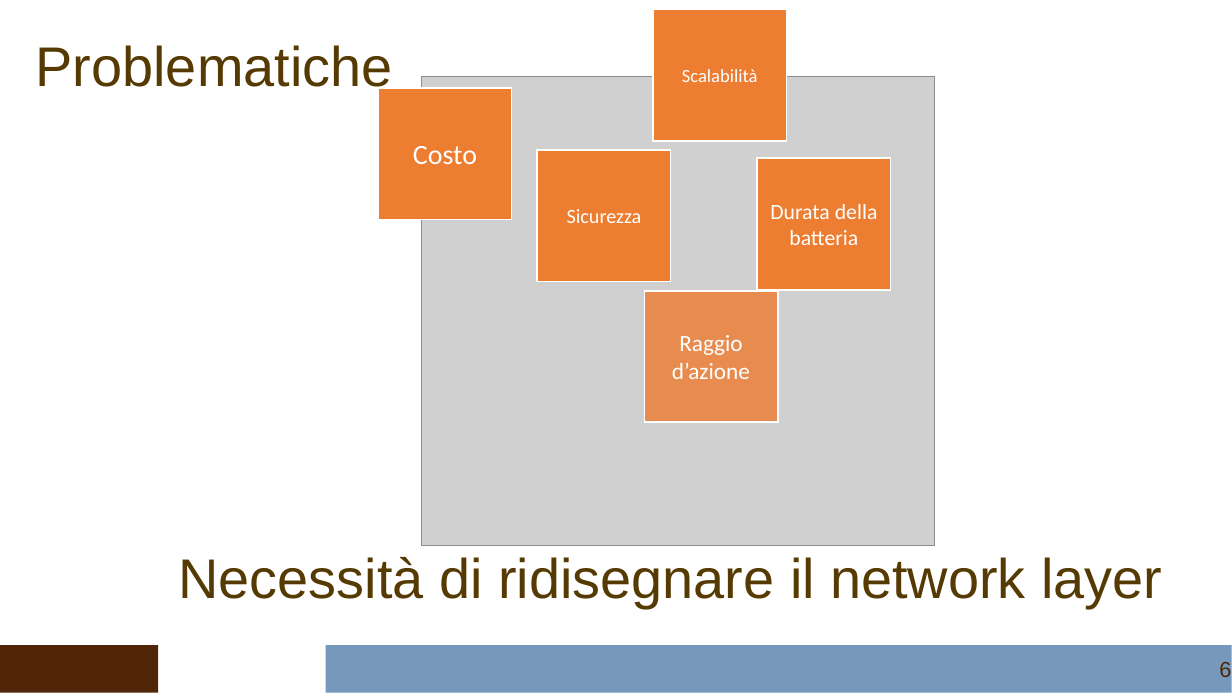
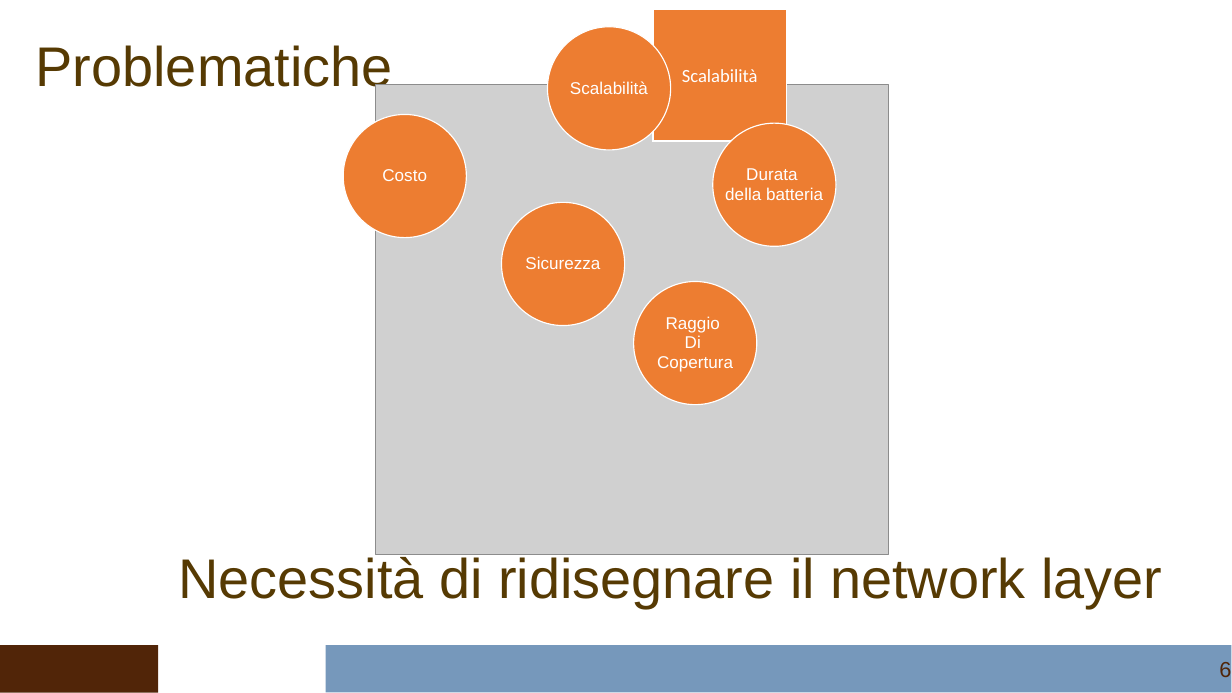
Before and after one commit to parzival3/Tesi, a slide deck: slide 6 of Presentazione/Presentazione_lora_finale.ppt. Drawn at 1232x693 pixels with LibreOffice and Linux fonts; fonts in the diff are those of the drawing; grey boxes stand for pictures; background and template pictures are left out. Boxes give left, top, right and bottom in pixels: in the first picture for what was removed or moved away, otherwise in the second. Text is boxed around its words. In the diff, an @@ line names an element or a change of style, - is before the commit and + after.

```diff
--- a/Presentazione/Presentazione_lora_finale.ppt
+++ b/Presentazione/Presentazione_lora_finale.ppt
@@ ellipse added at (x1=548, y1=27, x2=671, y2=150), fill #ED7D31, outline #FFFFFF 0.74 pt, 11 pt, text #FFFFFF @@
+Scalabilità
@@ picture moved from (x1=421, y1=76, x2=935, y2=546) to (x1=376, y1=85, x2=889, y2=555) @@
@@ ellipse "Costo" resized from (x1=379, y1=88, x2=512, y2=220) to (x1=343, y1=114, x2=466, y2=237) @@
@@ ellipse "Costo" at (x1=343, y1=114, x2=466, y2=237): size 18 to 11 pt, font Calibri to Arial; line spacing 1 to 0.94; rectangle to ellipse; outline #FFFFFF 0.99 pt to #FFFFFF 0.74 pt @@
@@ ellipse "Durata" resized from (x1=758, y1=159, x2=891, y2=291) to (x1=713, y1=123, x2=836, y2=246) @@
@@ ellipse "Durata" at (x1=713, y1=123, x2=836, y2=246): rectangle to ellipse; outline #FFFFFF 0.99 pt to #FFFFFF 0.74 pt @@
@@ text in ellipse at (x1=725, y1=168, x2=823, y2=200): text changed; size 14 to 11 pt; font Calibri to Arial @@
-Durata della batteria
+Durata
+della batteria
@@ ellipse "Sicurezza" resized from (x1=538, y1=150, x2=671, y2=282) to (x1=502, y1=202, x2=625, y2=325) @@
@@ ellipse "Sicurezza" at (x1=502, y1=202, x2=625, y2=325): size 13 to 11 pt, font Calibri to Arial; line spacing 1 to 0.94; rectangle to ellipse; outline #FFFFFF 0.99 pt to #FFFFFF 0.74 pt @@
@@ ellipse added at (x1=634, y1=282, x2=757, y2=405), fill #ED7D31, outline #FFFFFF 0.74 pt, 11 pt, text #FFFFFF @@
+Raggio
+Di
+Copertura
@@ rectangle removed at (x1=645, y1=291, x2=778, y2=423) @@
-Raggio
-d’azione
```
Also in this commit, not shown: 17 other files.
